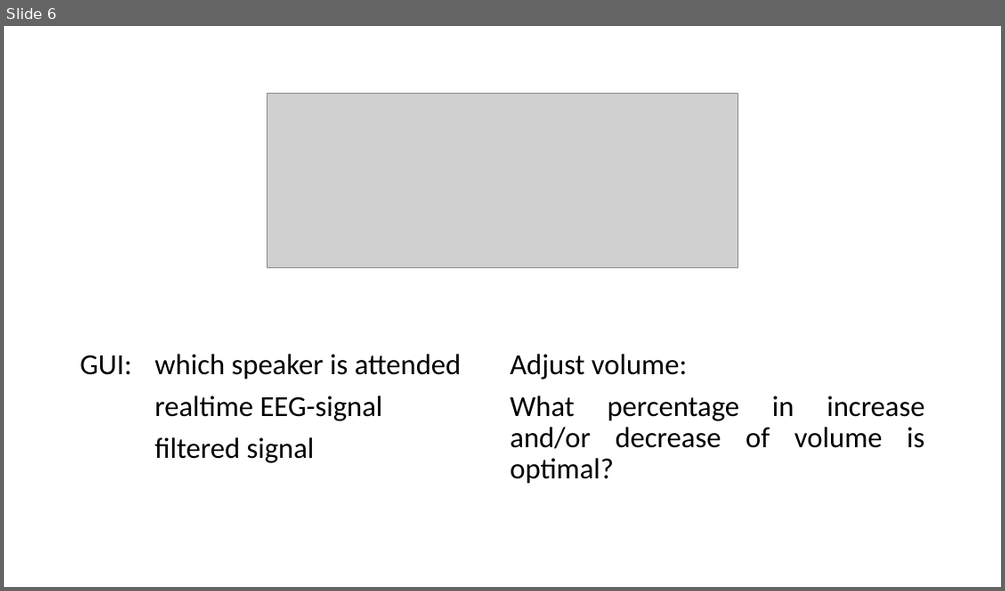
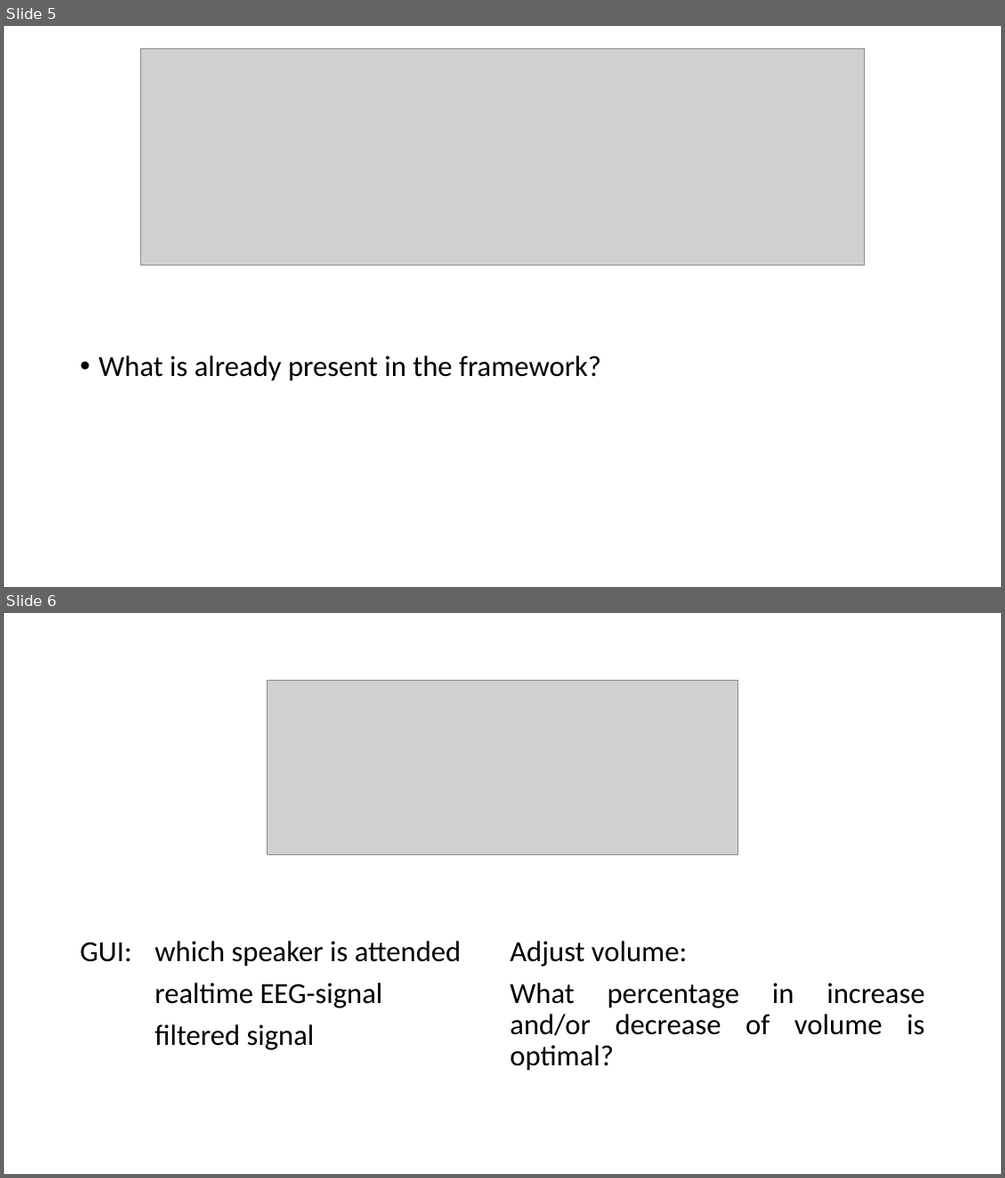
Before and after one commit to BasCarpentero/P-O4-BMT, a slide deck: pipelineProject.pptx. Shown one above the other, each under a label of ours: slide 6 before the commit, slides 5 and 6 after it. The pictures are 1005x591 and 1005x1178 pixels, drawn with LibreOffice and Linux fonts; fonts in the diff are those of the drawing; grey boxes stand for pictures. Boxes give left, top, right and bottom in pixels: in the first picture for what was removed or moved away, otherwise in the second. Text is boxed around its words. In the diff, an @@ line names an element or a change of style, - is before the commit and + after.

```diff
--- a/pipelineProject.pptx
+++ b/pipelineProject.pptx
@@ slide 5 added at (4, 26, 1001, 587), background #FFFFFF @@
@@ picture added at (141, 48, 865, 265) @@
@@ text added at (98, 355, 601, 381), 28 pt, text #000000 @@
+• What is already present in the framework?
```
Also in this commit, not shown: 1 other slide added, 2 slides removed.
